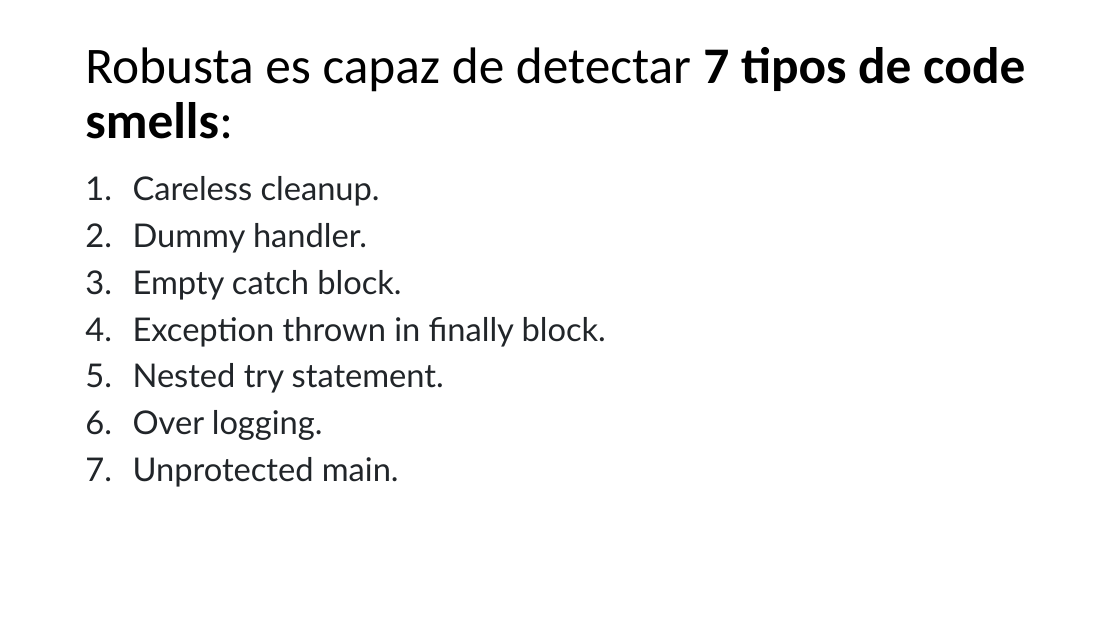
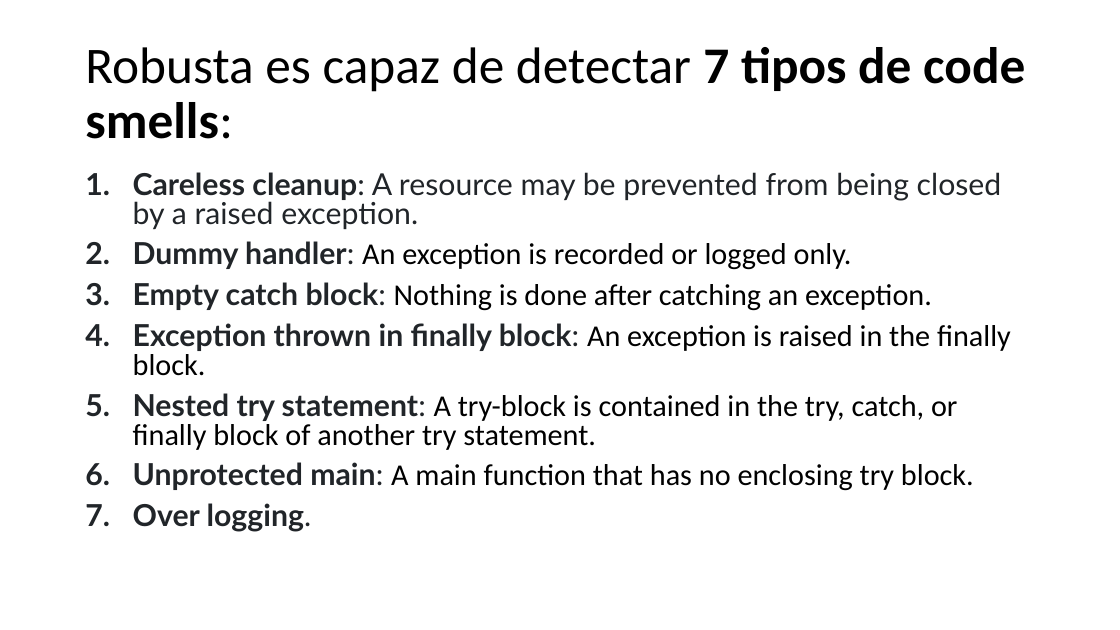
Before and after one commit to Juanvlz/Taller-Robusta-Grupo-3, a slide deck: slide 2 of PresentaciónPluginRobusta.pptx. Drawn at 1120x630 pixels with LibreOffice and Linux fonts; fonts in the diff are those of the drawing. Boxes give left, top, right and bottom in pixels: in the first picture for what was removed or moved away, otherwise in the second. Text is boxed around its words. In the diff, an @@ line names an element or a change of style, - is before the commit and + after.

Commit message:
pptx actualizado

```diff
--- a/PresentaciónPluginRobusta.pptx
+++ b/PresentaciónPluginRobusta.pptx
@@ text at (133,172,1011,491): text changed; size 28 to 25.9 pt; font Lato to Calibri; text colour #212529 to #000000 @@
-1. Careless cleanup.
-2. Dummy handler.
-3. Empty catch block.
-4. Exception thrown in finally block.
-5. Nested try statement.
+1. Careless cleanup: A resource may be prevented from being closed by a raised exception.
+2. Dummy handler: An exception is recorded or logged only.
+3. Empty catch block: Nothing is done after catching an exception.
+4. Exception thrown in finally block: An exception is raised in the finally block.
+5. Nested try statement: A try-block is contained in the try, catch, or finally block of another try statement.
+6. Unprotected main: A main function that has no enclosing try block.
@@ text at (133,457,399,487): paragraph removed @@
-7. Unprotected main.
@@ text at (133,503,312,532): size 28 to 25.9 pt, bold on in "Over logging."; line spacing 0.9 to 0.8 @@
```
